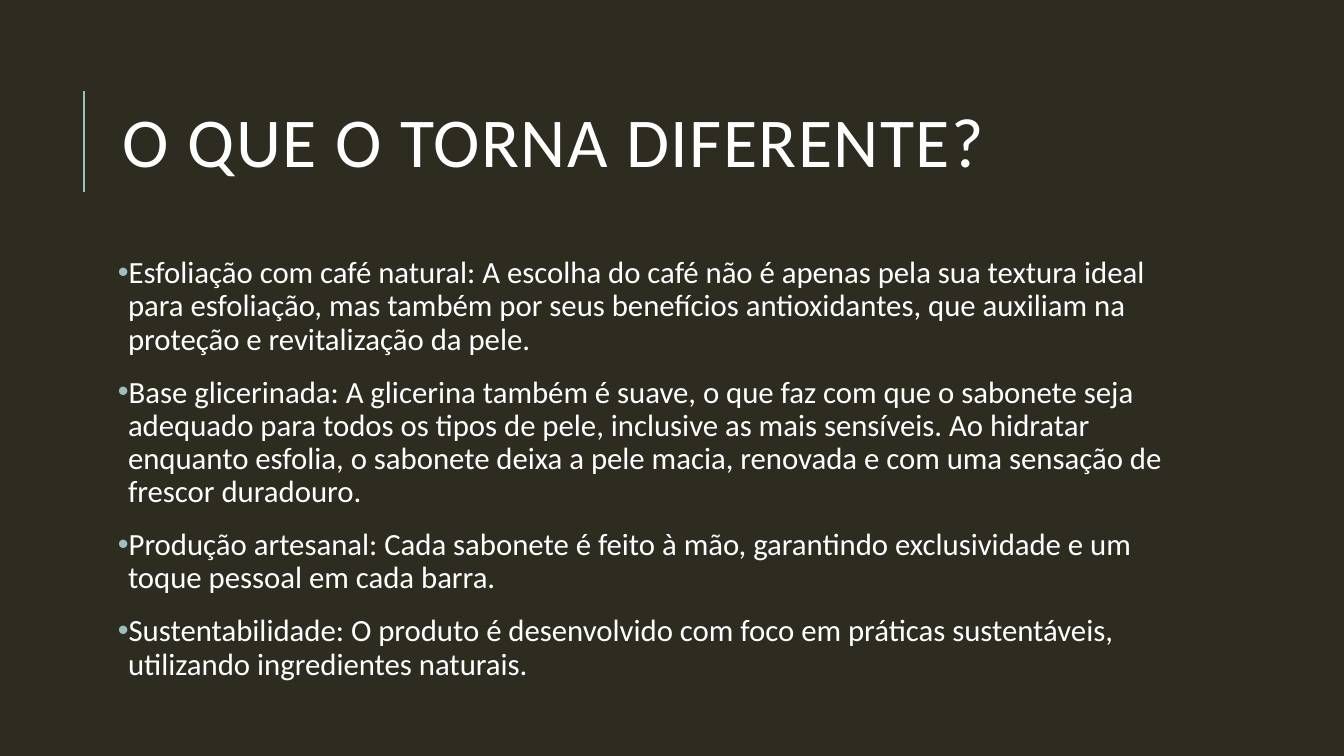
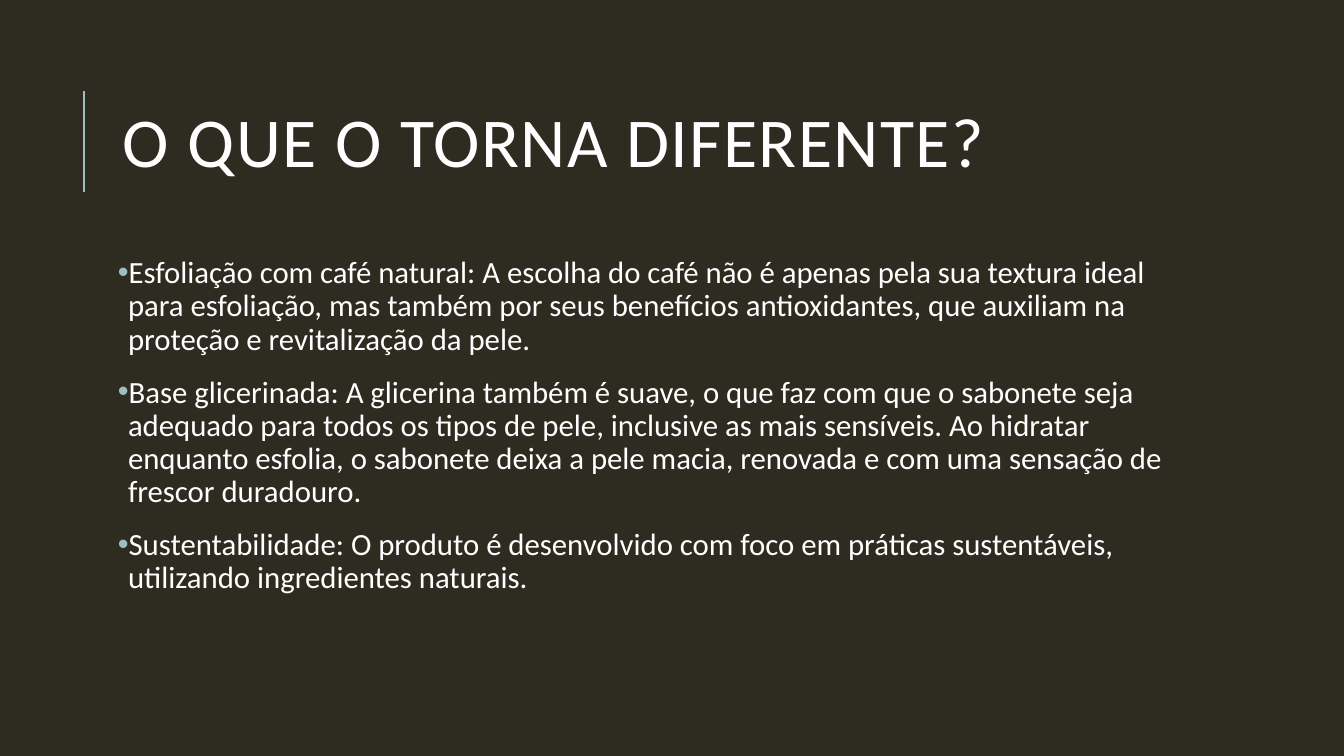
Before and after one commit to fernandapcaetano/FATEC, a slide deck: slide 3 of Prática de Gestão de projetos/Marketing/P1/Café & Glicerina e.pptx. Drawn at 1344x756 pixels with LibreOffice and Linux fonts; fonts in the diff are those of the drawing. Boxes give left, top, right and bottom in pixels: in the first picture for what was removed or moved away, otherwise in the second. Text is boxed around its words. In the diff, an @@ line names an element or a change of style, - is before the commit and + after.

```diff
--- a/Prática de Gestão de projetos/Marketing/P1/Café & Glicerina e.pptx
+++ b/Prática de Gestão de projetos/Marketing/P1/Café & Glicerina e.pptx
@@ text at [128,533,1131,593]: paragraph removed @@
-• Produção artesanal: Cada sabonete é feito à mão, garantindo exclusividade e um toque pessoal em cada barra.
```
Also in this commit, not shown: 1 other slide changed.
